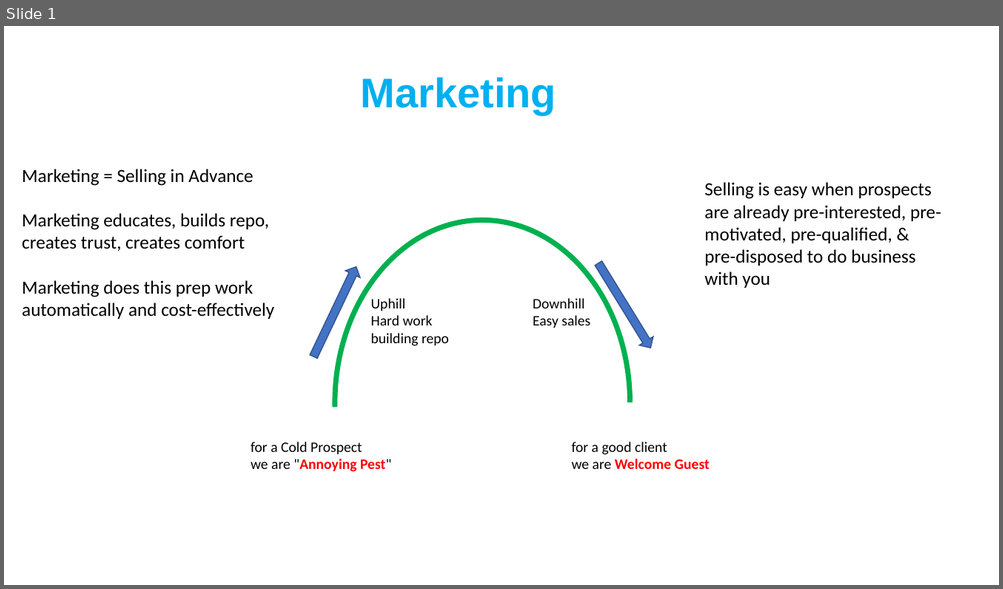
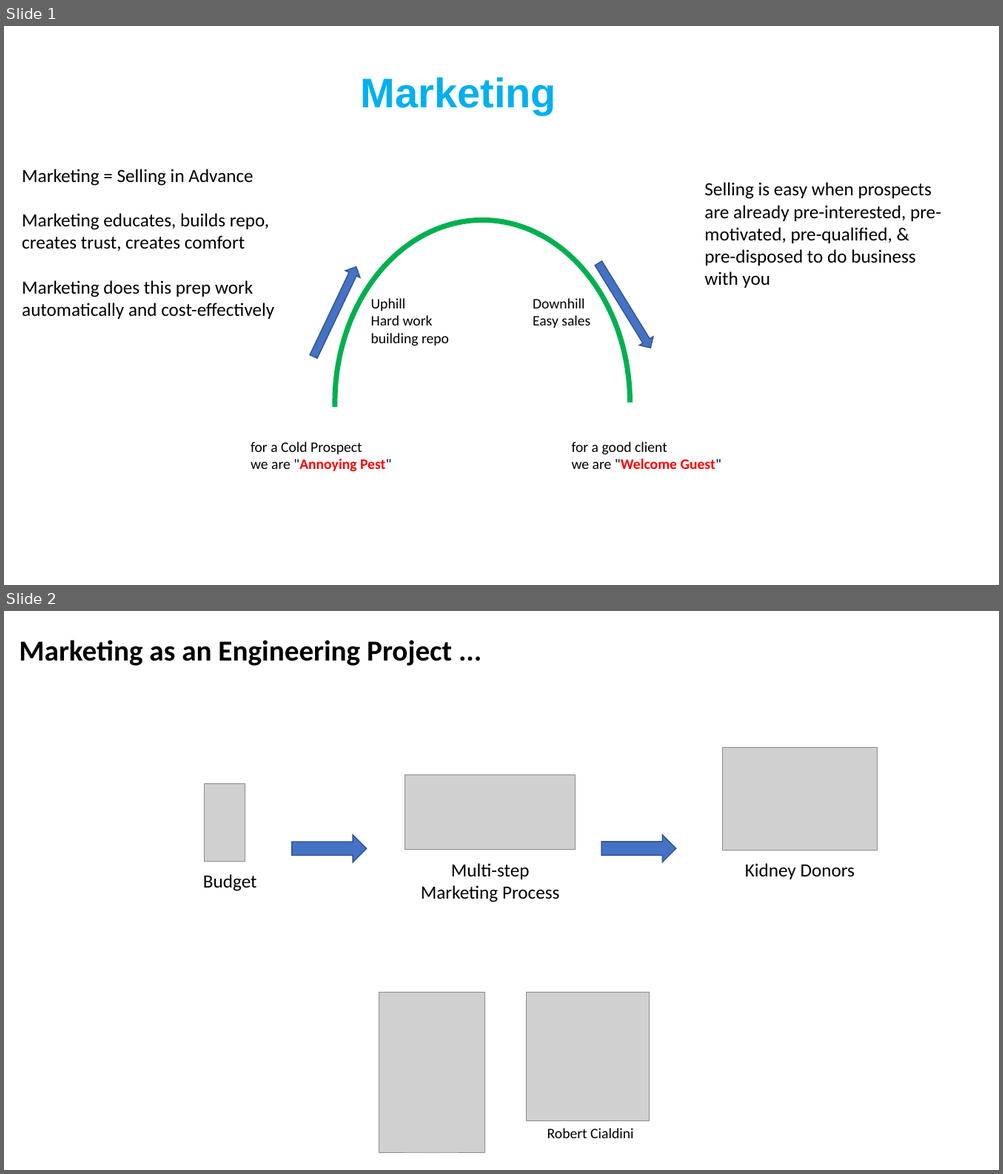
Before and after one commit to lselector/marketing, a slide deck: Marketing.pptx. Shown one above the other, each under a label of ours: slide 1 before the commit, slides 1 and 2 after it. The pictures are 1003x589 and 1003x1174 pixels, drawn with LibreOffice and Linux fonts; fonts in the diff are those of the drawing; grey boxes stand for pictures. Boxes give left, top, right and bottom in pixels: in the first picture for what was removed or moved away, otherwise in the second. Text is boxed around its words. In the diff, an @@ line names an element or a change of style, - is before the commit and + after.

```diff
--- a/Marketing.pptx
+++ b/Marketing.pptx
@@ slide 2 added at <box>4,611,999,1170</box>, background #FFFFFF @@
@@ text added at <box>19,640,452,666</box>, 28 pt, text #000000, bold @@
+Marketing as an Engineering Project ...
@@ picture added at <box>723,748,876,851</box> @@
@@ picture added at <box>205,783,246,861</box> @@
@@ picture added at <box>404,775,575,850</box> @@
@@ right arrow added at <box>292,834,367,863</box>, fill #4472C4, outline #325491 1 pt @@
@@ right arrow added at <box>602,834,676,863</box>, fill #4472C4, outline #325491 1 pt @@
@@ text added at <box>203,874,257,891</box>, 18 pt, text #000000 @@
+Budget
@@ text added at <box>421,863,560,903</box>, 18 pt, text #000000 @@
+Multi-step Marketing Process
@@ text added at <box>745,863,854,880</box>, 18 pt, text #000000 @@
+Kidney Donors
@@ picture added at <box>378,993,484,1153</box> @@
@@ picture added at <box>526,993,649,1122</box> @@
@@ text added at <box>547,1128,633,1139</box>, 14 pt, text #000000 @@
+Robert Cialdini
@@ slide 1 changed as well @@
@@ text at <box>572,459,721,469</box>: text changed @@
-we are Welcome Guest
+we are "Welcome Guest"
```
Also in this commit, not shown: 1 other slide changed, 5 other slides added.
